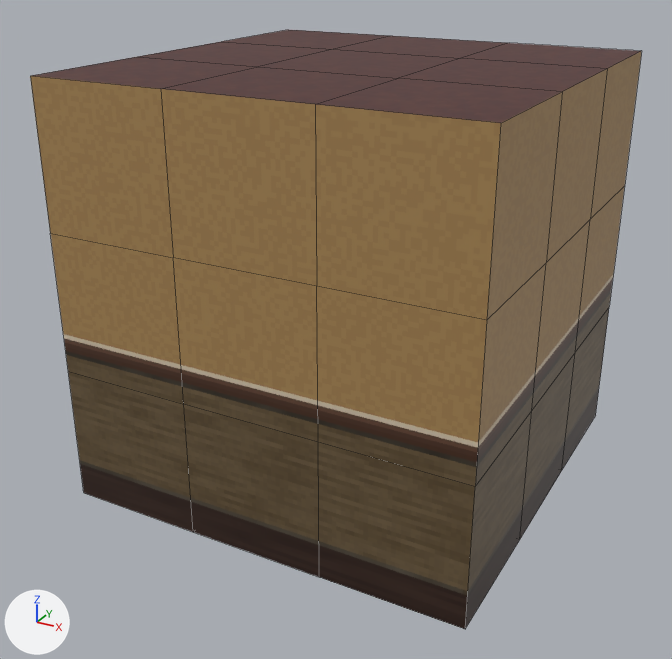
An edit to the Blender file art/block1.blend, drawn before and after from the same camera.
One viewpoint serves both versions: a 50 mm camera at (2.93, -5.7, 2.36) aimed at (-0.04, -0.29, -0.34). Arrows for +X, +Y and +Z are at lower left; the lights stay in place. Mesh edges are drawn as thin lines.
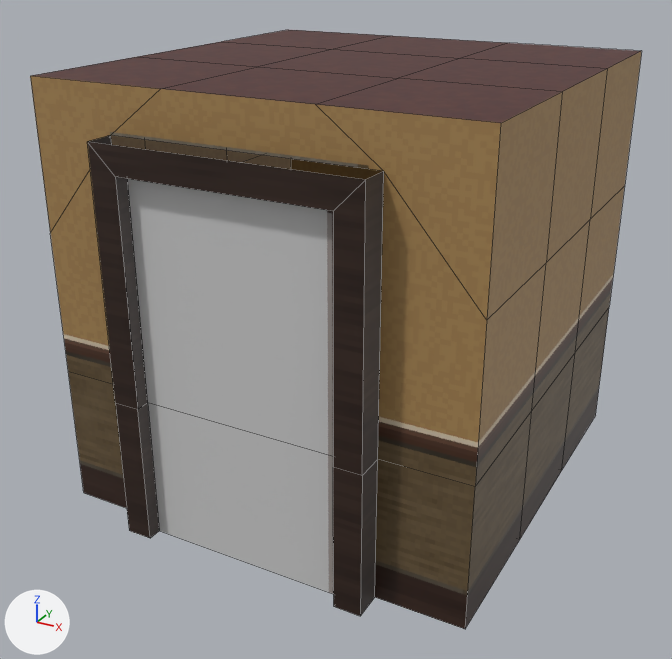
Changed parts and their boxes (x1, y1, x2, y2) in the pictures (672 x 659 px):
part 1 of me_cube_001, built on
    before: (173, 258, 319, 577)
    after: (88, 135, 384, 616)
part 2 of me_cube_001, surface changed
    both: (50, 88, 487, 600)

What changed in the scene script:
```text
Change me_cube_001:
    used by ob_cube; location = (0.0, 0.0, 0.0)
    remove me_cube_001.from_pydata(...)  # 56 vertices, 54 faces; spans x -1.5..1.5, y -1.5..1.5, z -1.5..1.5
    add me_cube_001.from_pydata(...)  # 74 vertices, 68 faces; spans x -1.5..1.5, y -1.7..1.5, z -1.5..1.5
    me_cube_001 part 1
    2 faces are deleted
    6 vertices move from x -0.5..0.5, y -1.5, z -1.5..0.5 to x -0.9..0.9, y -1.5, z -1.5..1.2
    6 vertices are added at (-0.72, -1.7, -1.5), (0.72, -1.7, -1.5), (0.72, -1.7, 1.02), (-0.72, -1.7, 1.02), (0.72, -1.7, -0.5), (-0.72, -1.7, -0.5)
    6 new vertices lie (0.0, -0.2, 0.0) away from vertices in x -0.5..0.5, y -1.5, z -1.5..0.5
    6 new vertices lie (0.0, 0.1, 0.0) away from vertices in x -0.72..0.72, y -1.7, z -1.5..1.02
    16 new faces join them
    me_cube_001 part 2: 7 kept faces spanning x -1.5..1.5, y -1.5, z -1.5..1.5 get new texture (UV) coordinates
```
